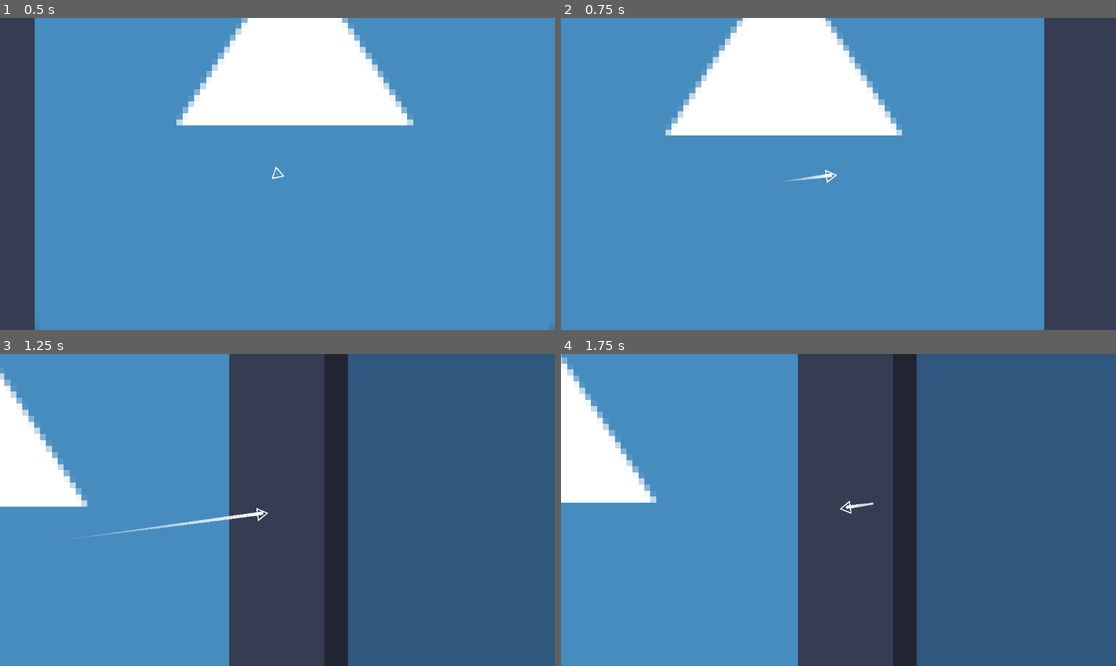
Above: before the commit, frames 1-4 (two rows, left to right).
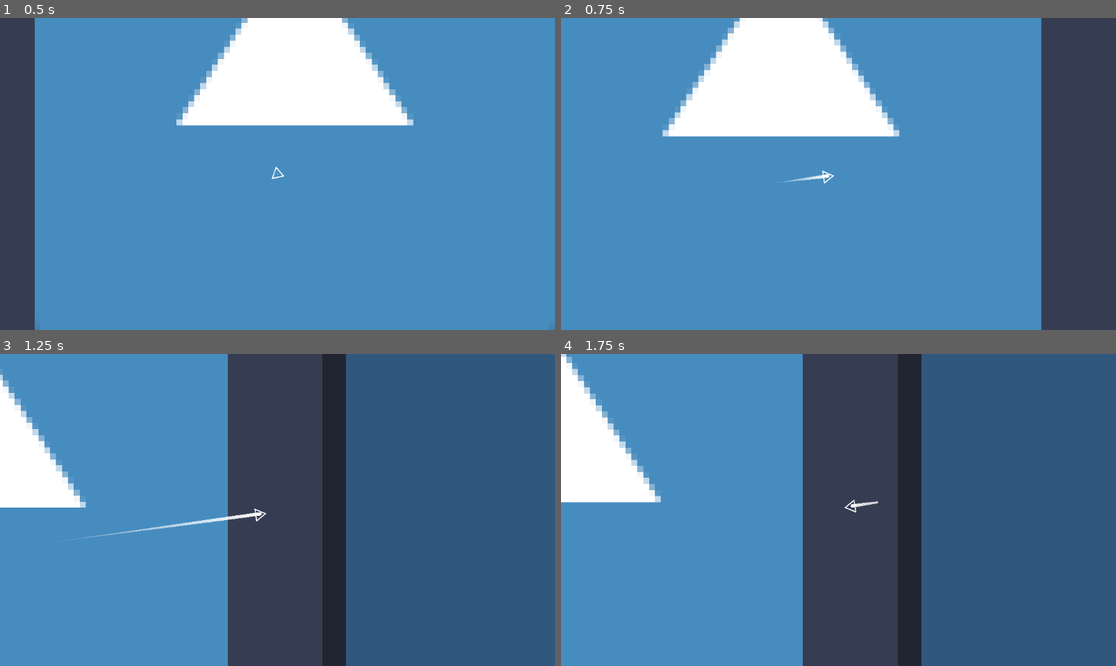
Above: after the commit, the same moments.

Repository: HazarBakir/void_blade
Game: Godot game, scene res://scenes/game_scene.tscn
Two runs of this game, one before a commit and one after it. Both use one fixed random seed, a clock stepped at 60 frames per second and the inputs below. The engine's default icon, where the game draws it, is replaced by a stand-in: a white triangle on a blue panel in a dark square.
Inputs (mouse positions are in pixels of both pictures, inside the frame that each line leads up to):
- Up to frame 1 (0.5 s): no input
- Up to frame 2 (0.75 s): tap Enter at 0.5 s; move the mouse to (960, 158) at 0.52 s; press the mouse at (960, 158) at 0.53 s
- Up to frame 3 (1.25 s): no input
- Up to frame 4 (1.75 s): move the mouse to (727, 525) at 1.27 s; release the mouse at (727, 525) at 1.28 s; click (727, 525) at 1.35 s

Frame 1 is identical in both runs. In frame 2, 1.7% of the frame differs, in the area x 18-88%, y 0-100%; in frame 3, 1.6%; in frame 4, 3.5%, in the area x 0-65%, y 0-100%.

Commit message:
fix: delete crosshair.gd

Diff:
--- a/Scripts/Player/player_movement.gd
+++ b/Scripts/Player/player_movement.gd
@@ -26,8 +26,8 @@
 	var target_offset_x = (mouse_position.x - global_position.x) / (1920 / 2.0) * 140
 	var target_offset_y = (mouse_position.y - global_position.y) / (1080 / 2.0) * 140
 
-	$Camera2D.offset.x = lerp($Camera2D.offset.x, target_offset_x, 3.0 * delta)
-	$Camera2D.offset.y = lerp($Camera2D.offset.y, target_offset_y, 3.0 * delta)
+	$Camera2D.offset.x = lerp($Camera2D.offset.x, target_offset_x, 4.5 * delta)
+	$Camera2D.offset.y = lerp($Camera2D.offset.y, target_offset_y, 4.5 * delta)
 
 func move(delta):
 	var direction = (mouse_position - position).normalized()
--- a/Scripts/crosshair.gd
+++ /dev/null
@@ -1,52 +0,0 @@
-extends Node
-
-var crosshair_texture_path = "res://Sprites/crosshair054.png"
-var crosshair_scale = 0.6  # Desired size (1.0 = original size)
-
-var crosshair: Sprite2D
-
-func _ready():
-	# Hide mouse cursor
-	Input.set_mouse_mode(Input.MOUSE_MODE_HIDDEN)
-
-	# Create crosshair
-	create_crosshair()
-
-func _process(_delta):
-	# Move crosshair to mouse position
-	if crosshair:
-		var mouse_pos = get_viewport().get_mouse_position()
-		crosshair.global_position = mouse_pos
-		crosshair.z_index = 1000  # Make sure it's on top
-
-func create_crosshair():
-	# Create crosshair sprite
-	crosshair = Sprite2D.new()
-	crosshair.name = "Crosshair"
-
-	# Load existing crosshair texture
-	var texture = load(crosshair_texture_path)
-	if texture:
-		print("Texture loaded successfully!")
-		crosshair.texture = texture
-	else:
-		print("Crosshair texture not found: " + crosshair_texture_path)
-		return
-
-	# Scale down
-	crosshair.scale = Vector2(crosshair_scale, crosshair_scale)
-
-	# Add directly to current scene tree
-	get_tree().current_scene.add_child(crosshair)
-	print("Crosshair added to scene")
-
-# Change crosshair scale
-func set_crosshair_scale(new_scale: float):
-	crosshair_scale = new_scale
-	if crosshair:
-		crosshair.scale = Vector2(crosshair_scale, crosshair_scale)
-
-# Show/hide crosshair
-func set_crosshair_visible(visible: bool):
-	if crosshair:
-		crosshair.visible = visible
--- a/scenes/player.tscn
+++ b/scenes/player.tscn
@@ -88,9 +88,6 @@
 "speed": 13.0
 }]
 
-[sub_resource type="RectangleShape2D" id="RectangleShape2D_dqkch"]
-size = Vector2(7.4701, 7.41617)
-
 [sub_resource type="Curve" id="Curve_qhqgy"]
 bake_resolution = 500
 _data = [Vector2(0, 0), 0.0, 0.0, 0, 0, Vector2(1, 1), 0.0, 0.0, 0, 0]
@@ -128,10 +125,8 @@
 animation = &"move"
 autoplay = "idle"
 
-[node name="CollisionShape2D" type="CollisionShape2D" parent="."]
-position = Vector2(-0.019068, -6.88983e-05)
-rotation = 0.792644
-shape = SubResource("RectangleShape2D_dqkch")
+[node name="CollisionPolygon2D" type="CollisionPolygon2D" parent="."]
+polygon = PackedVector2Array(-2.10526, -3.68421, -2.10526, 3.68421, 4.21053, 0)
 disabled = true
 
 [node name="Line2D" type="Line2D" parent="."]
@@ -157,7 +152,7 @@
 [node name="EnemyKillArea" type="Area2D" parent="."]
 
 [node name="CollisionShape2D" type="CollisionShape2D" parent="EnemyKillArea"]
-position = Vector2(5.78948, 0)
+position = Vector2(6.31579, 0)
 shape = SubResource("RectangleShape2D_qlg0r")
 
 [connection signal="ready" from="." to="." method="_on_ready"]
Not shown, removed: Scripts/crosshair.gd.uid
Not shown: 1 places in scenes/player.tscn that only renumber resources
